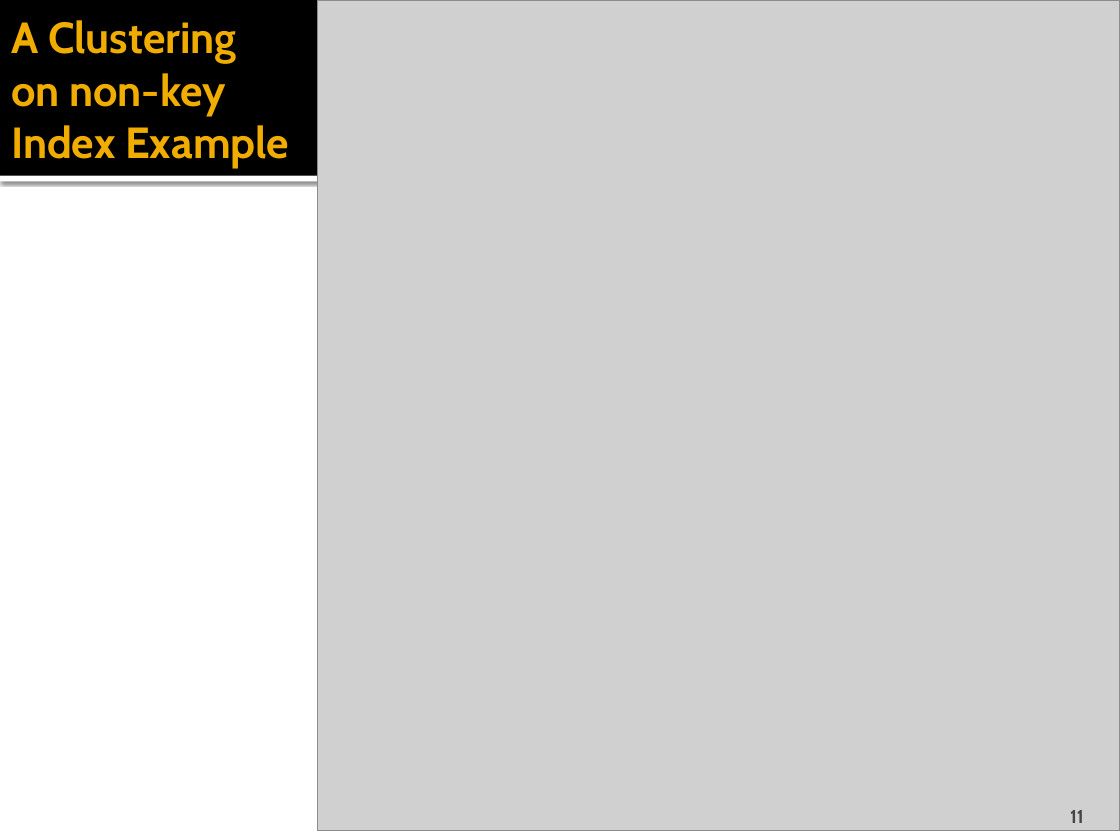
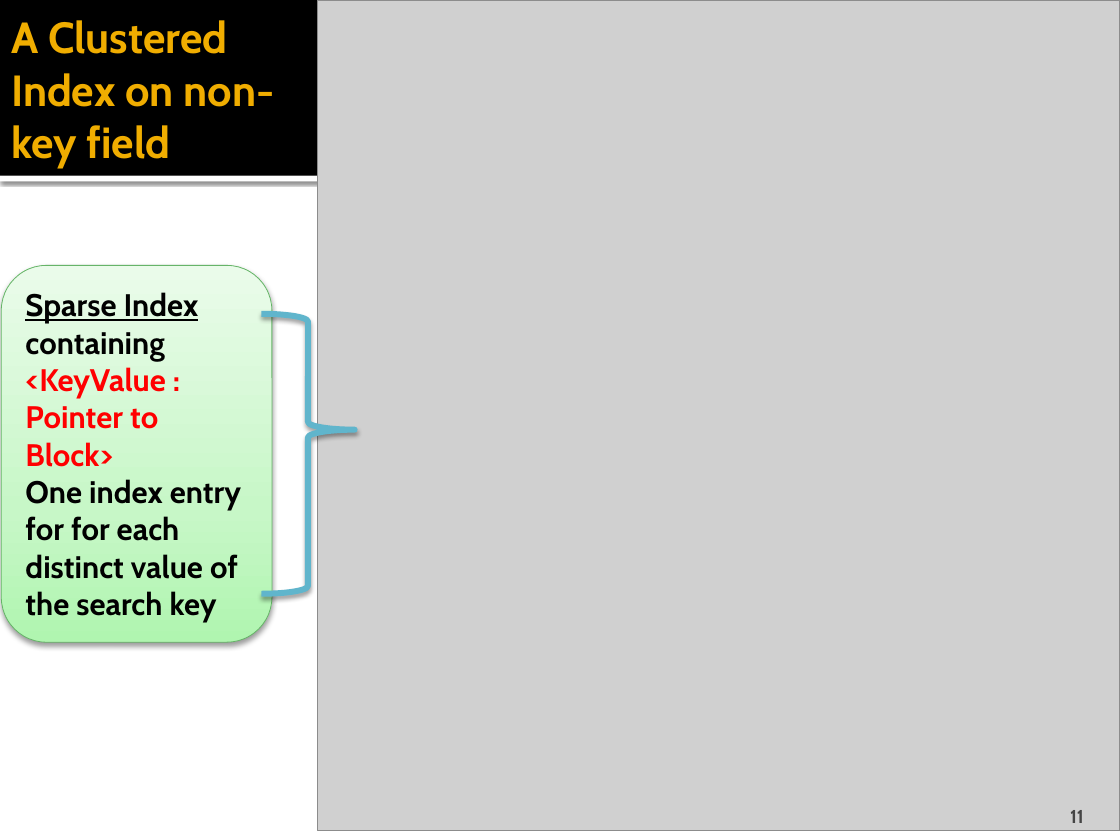
Before and after one commit to cmpt506f16/cmpt506-content, a slide deck: slide 11 of 04 Indexing Techniques.pptx. Drawn at 1120x840 pixels with LibreOffice and Linux fonts; fonts in the diff are those of the drawing; grey boxes stand for pictures. Boxes give left, top, right and bottom in pixels: in the first picture for what was removed or moved away, otherwise in the second. Text is boxed around its words. In the diff, an @@ line names an element or a change of style, - is before the commit and + after.

```diff
--- a/04 Indexing Techniques.pptx
+++ b/04 Indexing Techniques.pptx
@@ title at (x1=11, y1=20, x2=275, y2=168): text changed @@
-A Clustering on non-key Index Example
+A Clustered Index on non-key field
@@ rounded rectangle added at (x1=1, y1=265, x2=272, y2=642), fill gradient #B0F6B1 to #C8F8C8 to #E9FDE9, outline #67B569 0.5 pt, 20 pt, text #000000, bold @@
+Sparse Index containing <KeyValue : Pointer to Block>
+One index entry for for each distinct value of the search key
@@ right brace added at (x1=261, y1=314, x2=354, y2=594), outline #60B5CC 3.82 pt @@
```
Also in this commit, not shown: 13 other slides changed, 1 slide added, 2 slides removed, 1 other file.
